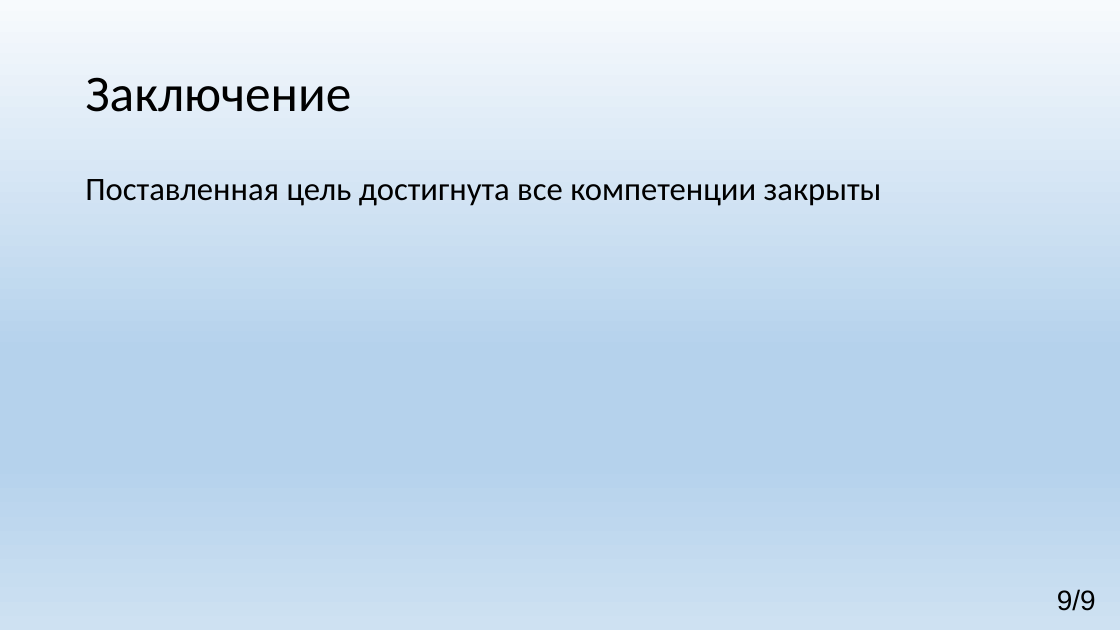
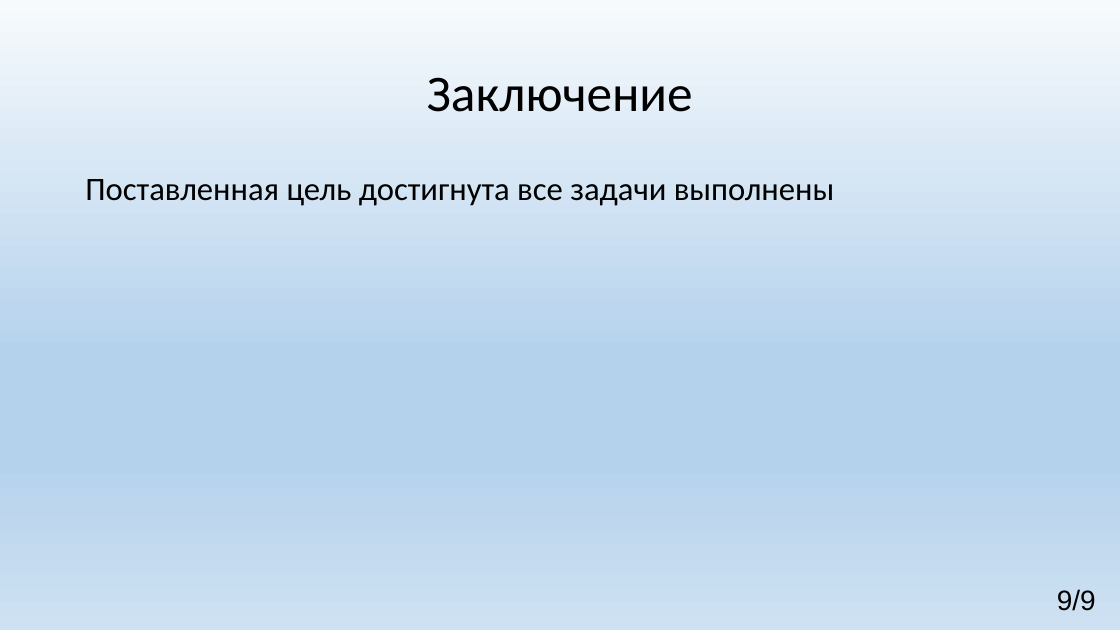
Before and after one commit to imStydent/Documents, a slide deck: slide 9 of Презентаци 2.pptx. Drawn at 1120x630 pixels with LibreOffice and Linux fonts; fonts in the diff are those of the drawing. Boxes give left, top, right and bottom in pixels: in the first picture for what was removed or moved away, otherwise in the second. Text is boxed around its words. In the diff, an @@ line names an element or a change of style, - is before the commit and + after.

```diff
--- a/Презентаци 2.pptx
+++ b/Презентаци 2.pptx
@@ title "Заключение" at box(427, 77, 693, 112): alignment left to centre @@
@@ text at box(85, 179, 834, 206): text changed @@
-Поставленная цель достигнута все компетенции закрыты
+Поставленная цель достигнута все задачи выполнены
```
Also in this commit, not shown: 6 other slides changed, 13 other files.
